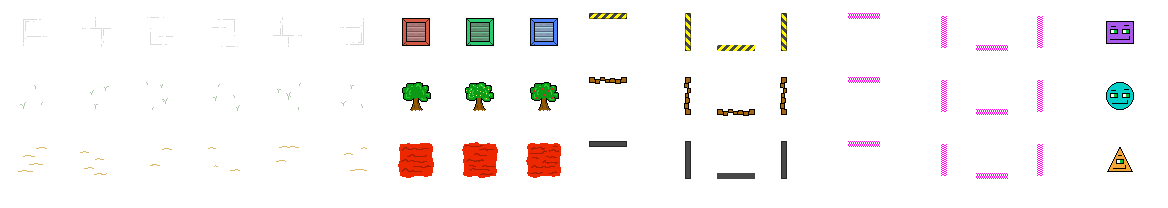
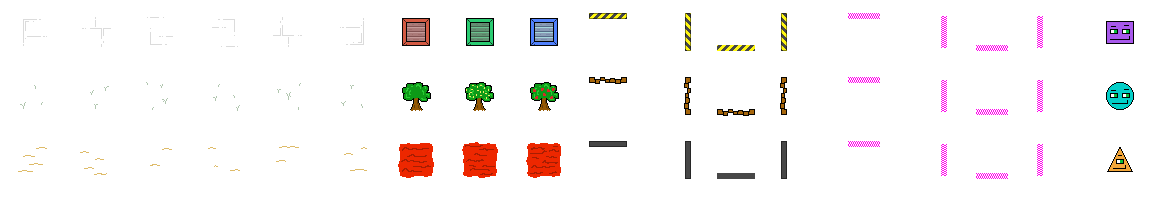
Two versions of the same layered image (1168×208). Layer-by-layer changes:
painted on "Boxes" over [466, 85, 555, 99]
